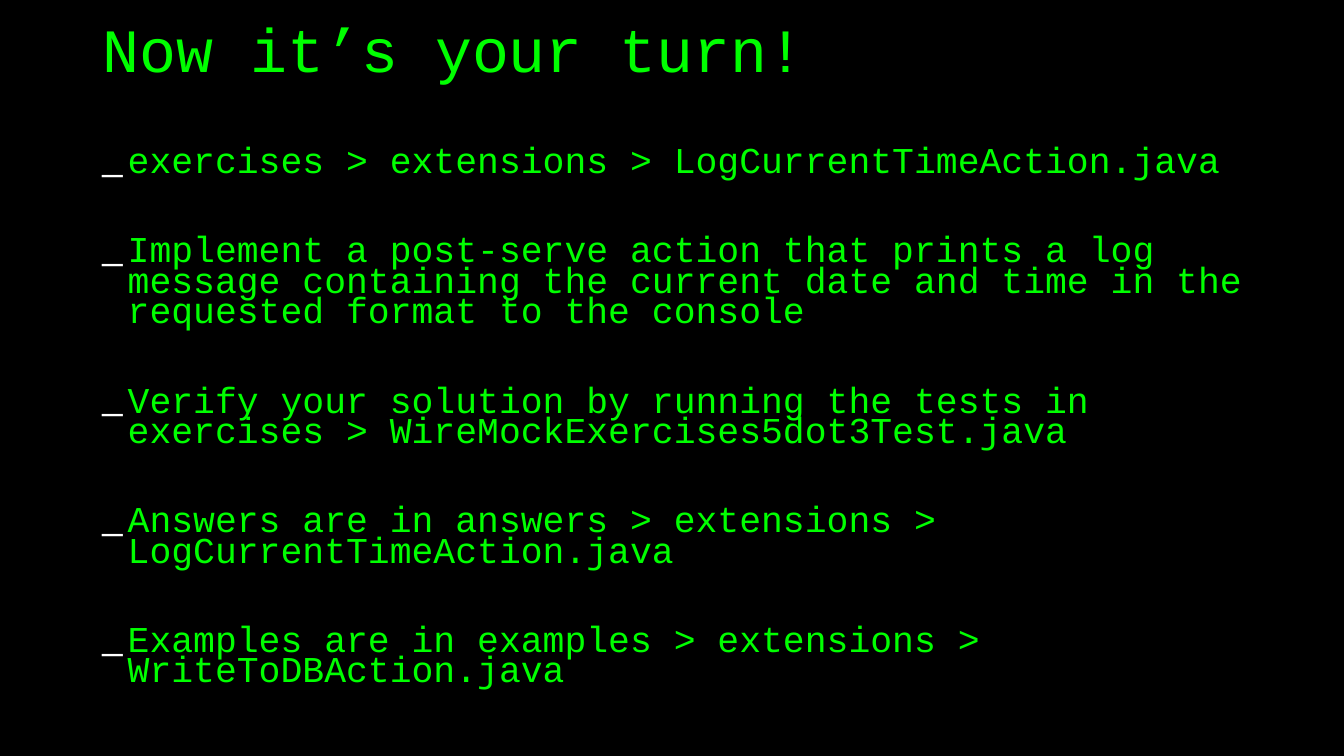
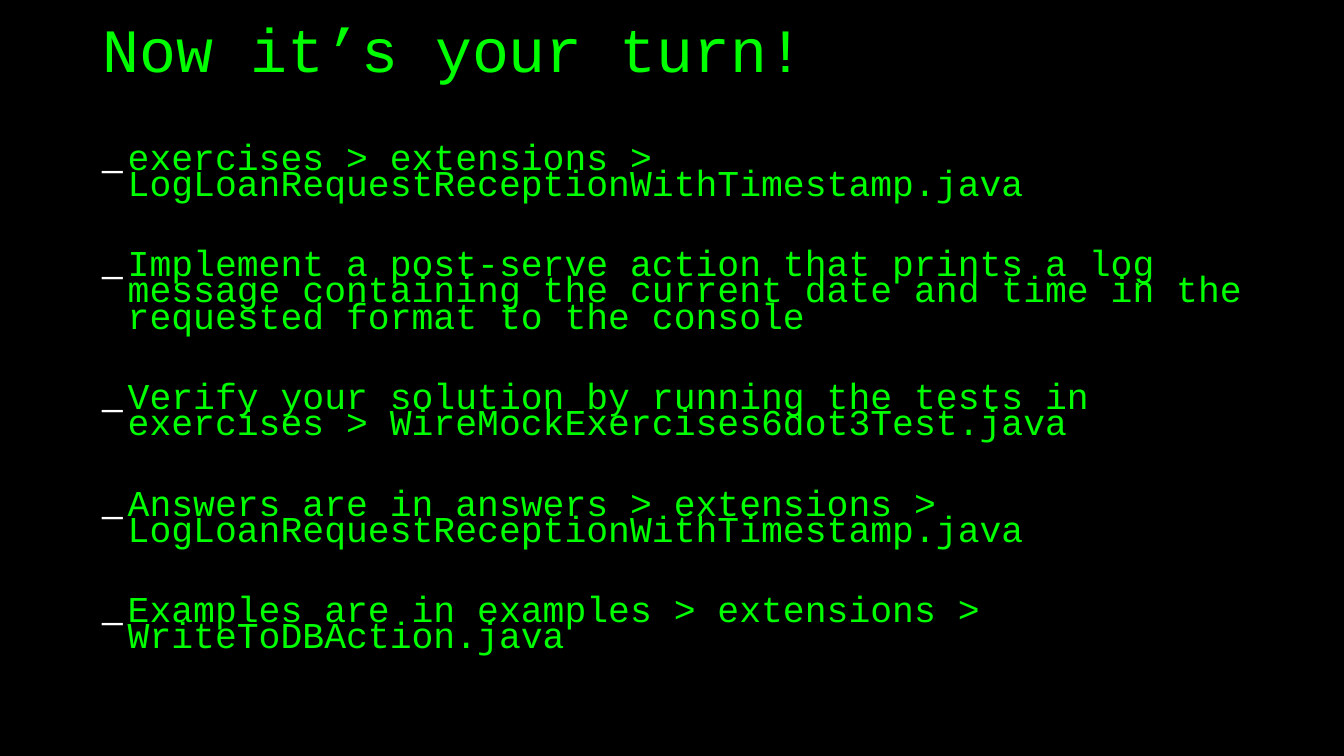
Before and after one commit to basdijkstra/wiremock-workshop, a slide deck: slide 76 of wiremock_workshop.odp (slide 70 before the commit). Drawn at 1344x756 pixels with LibreOffice and Linux fonts; fonts in the diff are those of the drawing. Boxes give left, top, right and bottom in pixels: in the first picture for what was removed or moved away, otherwise in the second. Text is boxed around its words. In the diff, an @@ line names an element or a change of style, - is before the commit and + after.

```diff
--- a/wiremock_workshop.odp
+++ b/wiremock_workshop.odp
@@ text at [128,144,1024,204]: text changed @@
-_ exercises > extensions > LogCurrentTimeAction.java
+_ exercises > extensions > LogLoanRequestReceptionWithTimestamp.java
@@ text at [128,250,1242,656]: line spacing 0.7 to 0.6 @@
@@ text at [128,383,1089,550]: text changed @@
-_ Verify your solution by running the tests in exercises > WireMockExercises5dot3Test.java
-_ Answers are in answers > extensions > LogCurrentTimeAction.java
+_ Verify your solution by running the tests in exercises > WireMockExercises6dot3Test.java
+_ Answers are in answers > extensions > LogLoanRequestReceptionWithTimestamp.java
```
Also in this commit, not shown: 19 other slides changed, 11 slides added, 5 slides removed, 2 other files.
